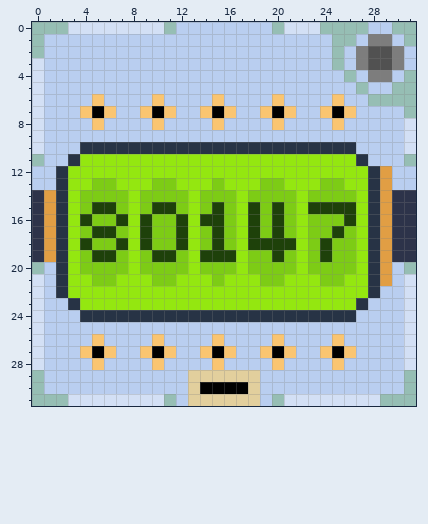
Edited in one commit: pixel-art sprite (Icons/Triple Term.png). That is the earlier state.
The file is 32x32 pixels.
After the commit:
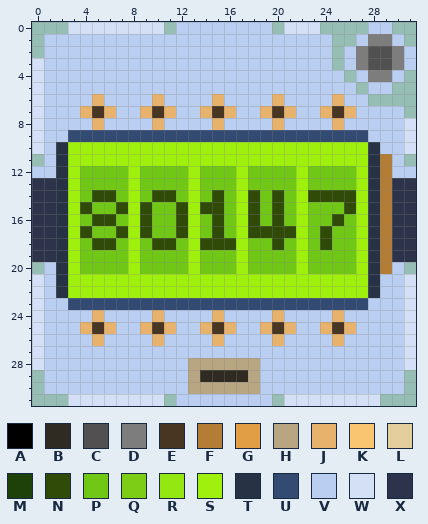
Palette (. is transparent): A #000000  B #302b22  C #515151  D #7d7d7d  E #483623  F #b47d36  G #e19e44  H #b8a582  J #e7b26b  K #fac571  L #e2cf9d  M #1e410a  N #304a07  P #71c716  Q #7dcc15  R #94e710  S #9ff00d  T #273345  U #334a73  V #b9cef0  W #d3e0f5  X #2d334a
From old to new:
Colour L becomes colour B in row 29 at x 14 to 17.
Colour A becomes colour E in row 7 at x 5, 10, 15, 20 and 25.
Colour V becomes colour E in row 25 at x 5, 10, 15, 20 and 25.
Colour G becomes colour F in rows 12 to 20 at x 29.
Colour V becomes colour F in row 11 at x 29.
Colour A becomes colour H in row 30 at x 14 to 17.
Colour K becomes colour H in row 28 at x 15.
Colour L becomes colour H in rows 29 to 30 at x 13 and 18.
Colour V becomes colour H in row 28 at x 13 to 14 and 16 to 18.
Colour K becomes colour J in row 6 at x 5, 10, 15, 20 and 25; in row 7 at x 4, 6, 9, 11, 14, 16, 19, 21, 24 and 26; in row 8 at x 5, 10, 15, 20 and 25; in row 26 at x 5, 10, 15, 20 and 25.
Colour T becomes colour J in row 24 at x 5, 10, 15, 20 and 25.
Colour V becomes colour J in row 25 at x 4, 6, 9, 11, 14, 16, 19, 21, 24 and 26.
Colour M becomes colour N in row 15 at x 15, 18, 20 and 26; in rows 16 to 17 at x 9, 12, 15, 18 and 20; in row 18 at x 15, 20 and 24.
Colour Q becomes colour N in row 14 at x 5 to 6, 10 to 11, 15, 18, 20 and 23 to 26; in row 15 at x 4, 7, 9, 12 and 14; in row 16 at x 5 to 6 and 25; in row 17 at x 4, 7, 19, 21 and 24; in row 18 at x 5 to 6, 10 to 11, 14 and 16.
Colour M becomes colour P in row 15 at x 5 to 6, 10 to 11 and 23 to 25; in row 16 at x 4, 7, 14 and 26; in row 17 at x 5 to 6 and 25; in row 18 at x 4, 7, 9, 12, 18 to 19 and 21; in row 19 at x 5 to 6, 10 to 11, 14 to 16, 20 and 24.
Colour Q becomes colour P in row 13 at x 5 to 6, 10 to 11, 15, 19 to 20 and 24 to 25; in row 14 at x 4, 7, 9, 12, 14, 16, 19 and 21; in row 15 at x 16, 19 and 21; in row 16 at x 10 to 11, 16, 19, 21 and 23 to 24; in row 17 at x 10 to 11, 14, 16, 23 and 26; in row 18 at x 23 and 25 to 26.
Colour Q becomes colour P in row 19 at x 4, 7, 9, 12, 18 to 19, 21, 23 and 25 to 26; in row 20 at x 4 to 7, 9 to 12, 14 to 16, 18 to 21 and 23 to 26.
Colour R becomes colour P in row 12 at x 4 to 7, 9 to 12, 14 to 16, 18 to 21 and 23 to 26; in row 13 at x 4, 7, 9, 12, 14, 16, 18, 21, 23 and 26.
Colour Q becomes colour S in row 21 at x 5 to 6, 10 to 11, 15, 19 to 20 and 24 to 25.
Colour R becomes colour S in row 11 at x 4 to 26; in rows 12 to 20 at x 3, 8, 13, 17, 22 and 27; in row 21 at x 3 to 4, 7 to 9, 12 to 14, 16 to 18, 21 to 23 and 26 to 27; in row 22 at x 3 to 27.
Colour T becomes colour S in row 10 at x 4 to 26; in row 11 at x 3 and 27.
Colour V becomes colour S in row 10 at x 3 and 27.
Colour V becomes colour T in rows 10 to 11 at x 2 and 28.
Colour R becomes colour U in row 23 at x 4 to 26.
Colour T becomes colour U in row 23 at x 3 and 27.
Colour V becomes colour U in row 9 at x 3 to 27.
Colour A becomes colour V in row 27 at x 5, 10, 15, 20 and 25.
Colour G becomes colour V in row 21 at x 29.
Colour K becomes colour V in row 27 at x 4, 6, 9, 11, 14, 16, 19, 21, 24 and 26; in row 28 at x 5, 10, 20 and 25.
Colour L becomes colour V in row 31 at x 13 to 18.
Colour T becomes colour V in row 24 at x 4, 6 to 9, 11 to 14, 16 to 19, 21 to 24 and 26.
Colour G becomes colour X in rows 14 to 19 at x 1.
Colour V becomes colour X in row 13 at x 0 to 1 and 30 to 31.
Where, in picture pixels (left, top, right, bottom), the same in both pictures:
changed: (32, 94, 416, 406)
